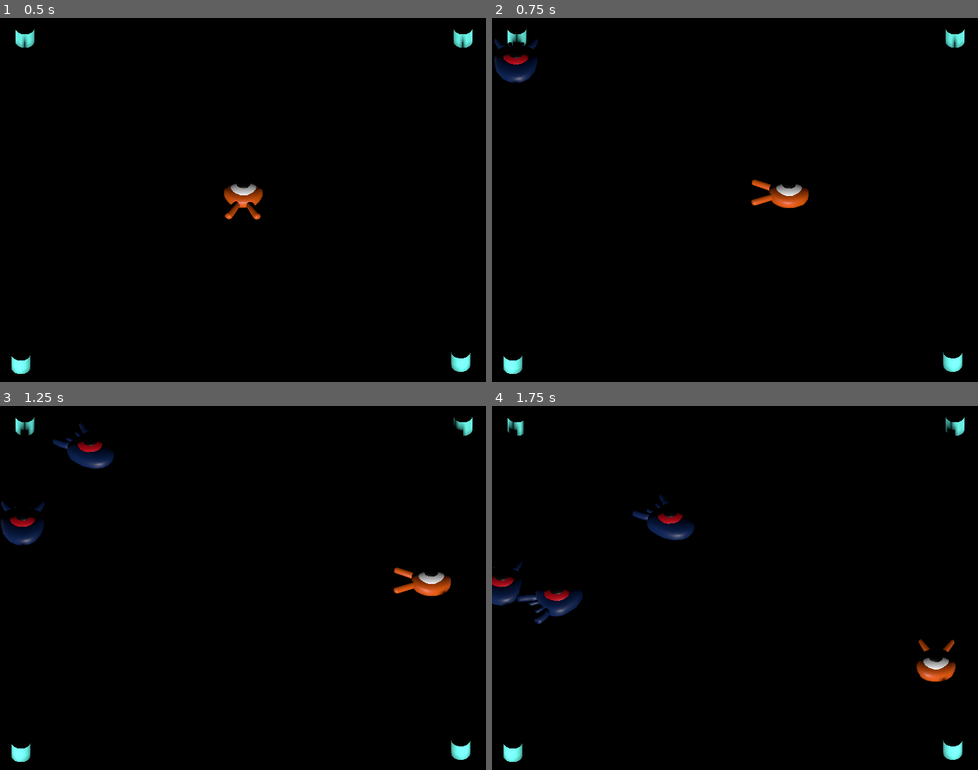
Above: before the commit, frames 1-4 (two rows, left to right).
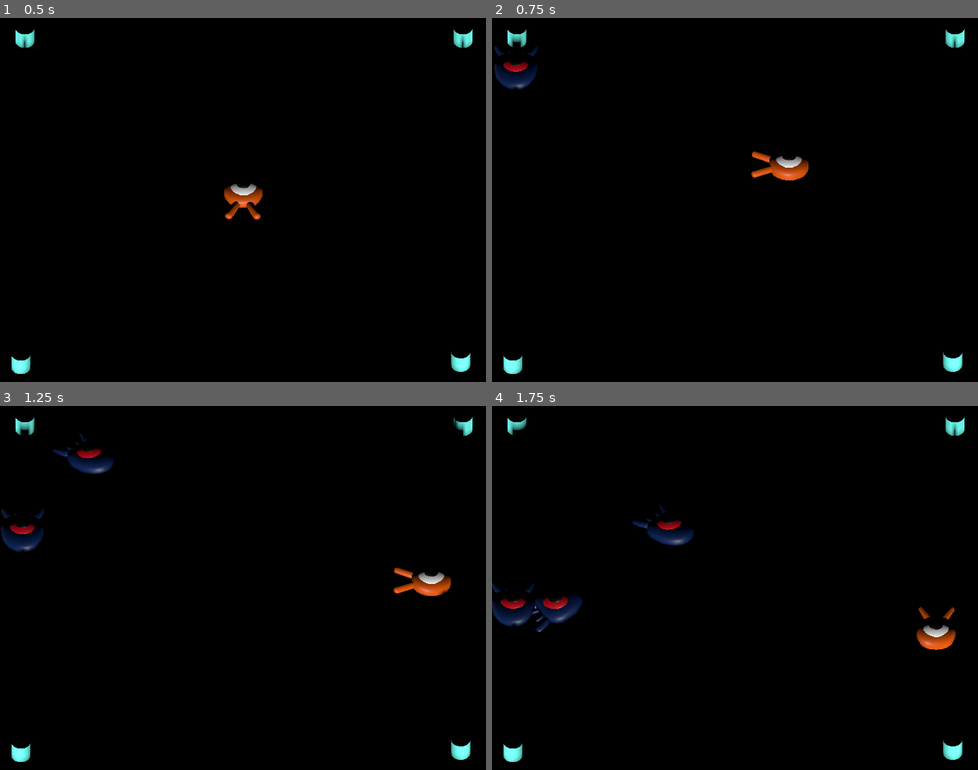
Above: after the commit, the same moments.

Repository: tiagosantos/squash_the_creeps_3d
Game: Godot game, scene res://main.tscn
Same seed, same stepped clock (60 frames per second), same inputs: the game is played once before the commit and once after it.
Inputs:
- Up to frame 1 (0.5 s): no input
- Up to frame 2 (0.75 s): tap Enter at 0.5 s; hold Right (move_right) from 0.53 s (still down); tap Space (jump) at 0.6 s
- Up to frame 3 (1.25 s): keep holding Right (move_right); tap Space (jump) at 0.77, 1.07 s
- Up to frame 4 (1.75 s): release Right (move_right) at 1.28 s; hold Down (move_back) from 1.28 s (still down); tap Space (jump) at 1.35, 1.52 s

Frame 1 is identical in both runs. In frame 2, 1.9% of the frame differs, in the area x 0-66%, y 4-53%; in frame 3, 1.5%; in frame 4, 3.4%, in the area x 0-96%, y 3-76%.

Commit message:
add collision for mob and player

Diff:
--- a/main.tscn
+++ b/main.tscn
@@ -29,6 +29,8 @@
 
 [node name="Ground" type="StaticBody3D" parent="."]
 transform = Transform3D(1, 0, 0, 0, 1, 0, 0, 0, 1, 2.08165e-12, -1, 2.08165e-12)
+collision_layer = 4
+collision_mask = 0
 
 [node name="CollisionShape3D" type="CollisionShape3D" parent="Ground"]
 shape = SubResource("BoxShape3D_ltr6v")
@@ -73,7 +75,7 @@
 curve = SubResource("Curve3D_q3x3u")
 
 [node name="SpawnLocation" type="PathFollow3D" parent="SpawnPath"]
-transform = Transform3D(-0.999947, 0, -0.0103087, 0, 1, 0, 0.0103087, 0, -0.999947, -11.3813, 0, -11.9473)
+transform = Transform3D(-0.999947, 0, -0.0103078, 0, 1, 0, 0.0103078, 0, -0.999947, -11.3813, 0, -11.9473)
 
 [node name="MobTimer" type="Timer" parent="."]
 wait_time = 0.5
--- a/mob.gd
+++ b/mob.gd
@@ -1,4 +1,5 @@
 extends CharacterBody3D
+signal squashed
 
 
 @export var min_speed = 10
@@ -17,3 +18,7 @@
 
 func _on_visible_on_screen_notifier_3d_screen_exited():
 	queue_free()
+
+func squash():
+	squashed.emit()
+	queue_free()
--- a/mob.tscn
+++ b/mob.tscn
@@ -6,7 +6,9 @@
 [sub_resource type="BoxShape3D" id="BoxShape3D_ee70y"]
 size = Vector3(1.65038, 1, 2.1861)
 
-[node name="Mob" type="CharacterBody3D"]
+[node name="Mob" type="CharacterBody3D" groups=["mob"]]
+collision_layer = 2
+collision_mask = 0
 script = ExtResource("1_uxfvv")
 
 [node name="Pivot" type="Node3D" parent="."]
--- a/player.gd
+++ b/player.gd
@@ -3,6 +3,8 @@
 
 @export var speed = 14
 @export var fall_accelertion = 75
+@export var jump_impulse = 20
+@export var bounce_impulse = 16
 
 var target_velocity = Vector3.ZERO
 
@@ -29,5 +31,20 @@
 	if not is_on_floor():
 		target_velocity.y = target_velocity.y - (fall_accelertion * delta)
 
+	if is_on_floor() and Input.is_action_just_pressed("jump"):
+		target_velocity.y = jump_impulse
+
+	for index in range(get_slide_collision_count()):
+		var collision = get_slide_collision(index)
+
+		if collision.get_collider() == null:
+			continue
+
+		if collision.get_collider().is_in_group("mob"):
+			var mob = collision.get_collider()
+			if Vector3.UP.dot(collision.get_normal()) > 0.1:
+				mob.squash()
+				target_velocity.y = bounce_impulse
+				break
 	velocity = target_velocity
 	move_and_slide()
--- a/player.tscn
+++ b/player.tscn
@@ -6,6 +6,7 @@
 [sub_resource type="SphereShape3D" id="SphereShape3D_sox1d"]
 
 [node name="Player" type="CharacterBody3D"]
+collision_mask = 6
 script = ExtResource("1_a5pxu")
 
 [node name="Pivot" type="Node3D" parent="."]
--- a/project.godot
+++ b/project.godot
@@ -53,6 +53,12 @@
 ]
 }
 
+[layer_names]
+
+3d_physics/layer_1="player"
+3d_physics/layer_2="enemies"
+3d_physics/layer_3="world"
+
 [rendering]
 
 quality/driver/driver_name="GLES2"
